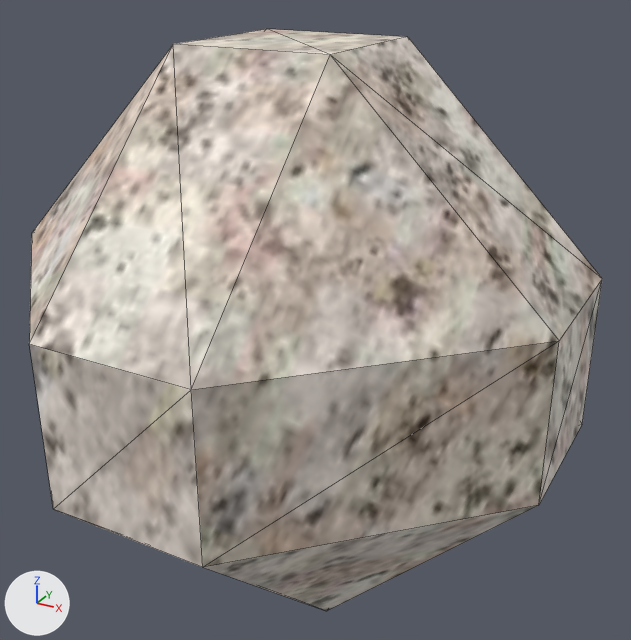
Two versions of the OBJ model PA11/assets/rockthing.obj, one commit apart.
Camera for both pictures: a 50 mm camera at (5.1, -8.79, 4.53) aimed at (0.19, 0.14, 0.06). Arrows for +X, +Y and +Z are at lower left; the lights stay in place. Mesh edges are drawn as thin lines. Where no turn or scale is listed for an object, it has been applied to the vertices.

The older version as bpy lines, for what is in view:
```python
me_cube = bpy.data.meshes.new('Cube')
me_cube.from_pydata(...)  # 24 vertices, 44 faces; spans x -3.47..3.47, y -3.47..3.47, z -3.47..3.47
me_cube.materials.append(mat_material)  # picture img_24_granite_stock_jpg
ob_cube = bpy.data.objects.new('Cube', me_cube)
ob_cube.location = (0.0, 0.0, 0.0)
```
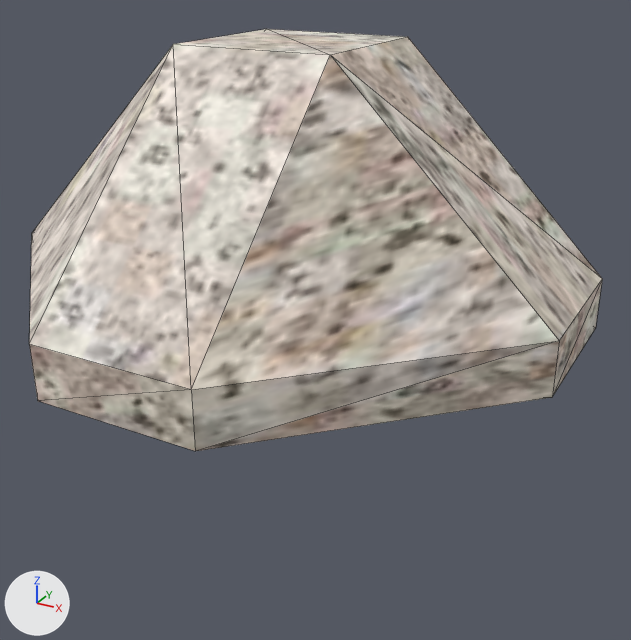
The newer file is also rescaled (x10.0) as a whole; pictures and numbers use the older file's frame.

The change, as a list of edits to the scene's bpy script:
```text
Change me_cube:
    used by ob_cube; location = (0.0, 0.0, 0.0)
    remove me_cube.from_pydata(...)  # 24 vertices, 44 faces; spans x -3.47..3.47, y -3.47..3.47, z -3.47..3.47
    add me_cube.from_pydata(...)  # 21 vertices, 38 faces; spans x -3.47..3.47, y -3.47..3.47, z 0.34..3.47
    me_cube part 1
    12 vertices are removed from x -3.47..3.47, y -3.47..3.47, z -3.47..-0.95
    32 faces are deleted
    1 vertex is added at (0.95, 2.21, 2.21)
    8 new vertices lie (0.0, 0.0, -0.61) away from vertices in x -3.47..3.47, y -3.47..3.47, z 0.95
    26 new faces join them
    me_cube part 2: 12 kept faces spanning x -3.47..3.47, y -3.47..3.47, z 0.95..3.47 get new texture (UV) coordinates
```

Location of each change, (x1, y1, x2, y2) in pixels of the pictures (631 x 640 px; the box of a moved part takes in the faces that stretch with it):
'Cube', reshaped (27% shorter): before (29, 29, 602, 611); after (29, 29, 602, 451)
part 1 of me_cube, moved or reshaped: before (29, 73, 602, 611); after (29, 280, 602, 451)
part 2 of me_cube, surface changed (grey to white): (29, 29, 602, 390) in both
